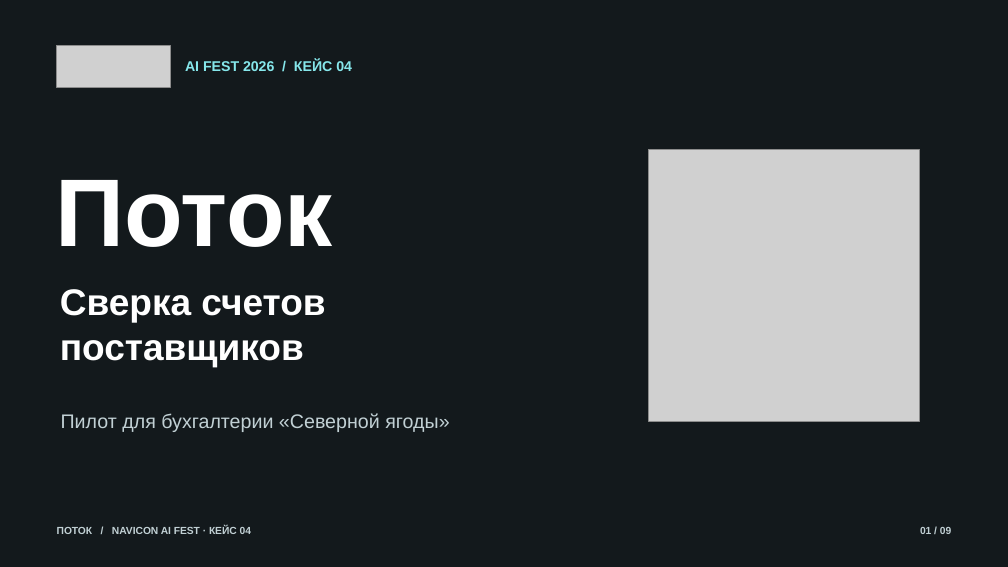
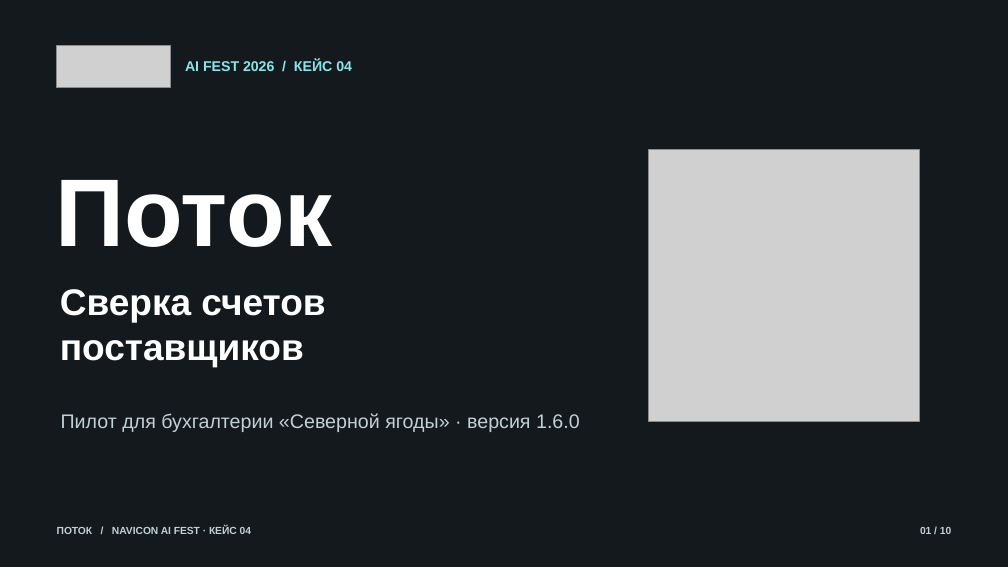
Before and after one commit to whiterli/ai-fest-pilot, a slide deck: slide 1 of Potok-Navicon-AI-Fest.pptx. Drawn at 1008x567 pixels with LibreOffice and Linux fonts; fonts in the diff are those of the drawing; grey boxes stand for pictures. Boxes give left, top, right and bottom in pixels: in the first picture for what was removed or moved away, otherwise in the second. Text is boxed around its words. In the diff, an @@ line names an element or a change of style, - is before the commit and + after.

```diff
--- a/Potok-Navicon-AI-Fest.pptx
+++ b/Potok-Navicon-AI-Fest.pptx
@@ text at [61, 413, 580, 432]: text changed @@
-Пилот для бухгалтерии «Северной ягоды»
+Пилот для бухгалтерии «Северной ягоды» · версия 1.6.0
@@ text at [920, 527, 951, 534]: text changed @@
-01 / 09
+01 / 10
```
Also in this commit, not shown: 8 other slides changed.
